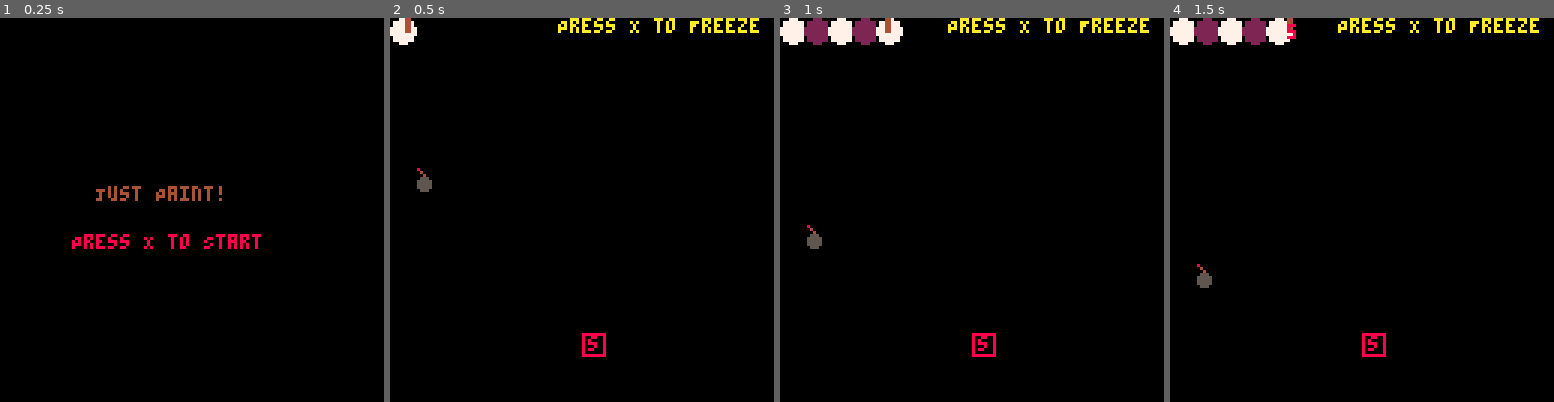
Above: before the commit, frames 1-4 (left to right).
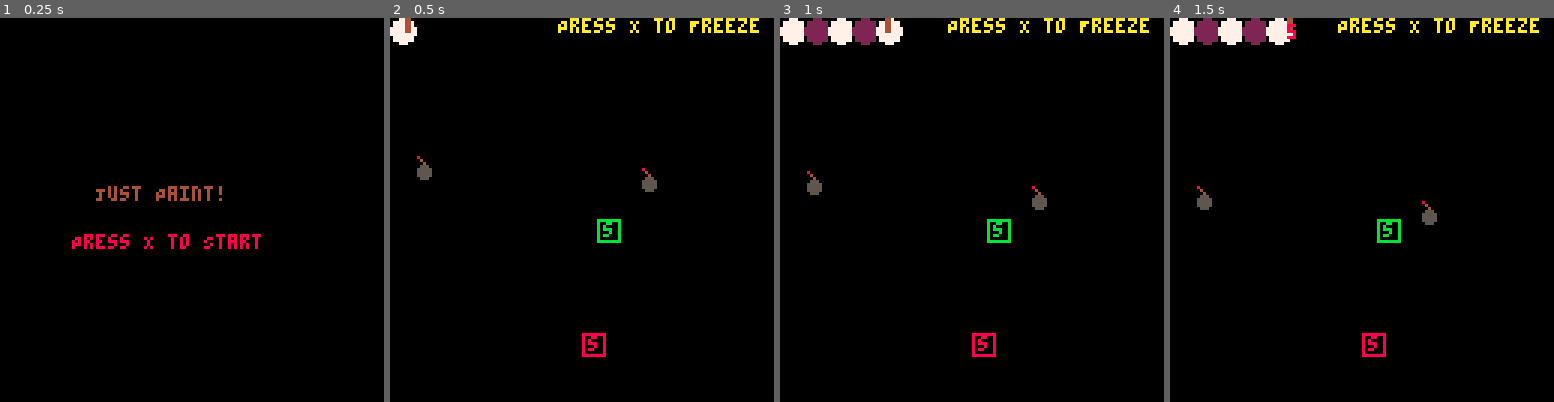
Above: after the commit, the same moments.

Repository: franklant/COMP440_Assignment_3_Repo
Game: PICO-8 cartridge pico_puzzle_game_wip.p8
The game is run twice, just before and just after one commit, with the same random seed, the same clock (stepped at 60 frames per second) and the same inputs.
Inputs:
- Up to frame 1 (0.25 s): no input
- Up to frame 2 (0.5 s): tap X (X key) at 0.33 s
- Up to frame 3 (1 s): no input
- Up to frame 4 (1.5 s): tap X (X key) at 1.07 s

Frame 1 is identical in both runs. In frame 2, 0.6% of the frame differs, in the area x 7-70%, y 35-59%; in frame 3, 0.7%, in the area x 7-70%, y 39-61%; in frame 4, 0.7%.

Commit message:
update bombs and timer

Diff:
--- a/pico_puzzle_game_wip.p8
+++ b/pico_puzzle_game_wip.p8
@@ -77,11 +77,11 @@
 
     -- bombs
     bombs = {}
-    bomb_count = 1
+    bomb_count = 2
 
     -- switches
     switches = {}
-    switch_count = 1
+    switch_count = 2
 
     init_switches()
     init_bombs()
@@ -106,6 +106,7 @@
             state = game_states.menu
             angle = 0
             countdown_duration = 0
+            deactivate_timer = 0
             _init() -- re-init menu
         end
     end
@@ -117,6 +118,7 @@
         state = game_states.win
         angle = 0
         countdown_duration = 0
+        deactivate_timer = 0
         _init() -- reinitialize the game
     end
 end
@@ -180,6 +182,7 @@
         state = game_states.game
         angle = 0
         countdown_duration = 0
+        deactivate_timer = 0
         _init() -- reinitialize the game
     end
 end
@@ -386,7 +389,7 @@
 		bomb.y_end = bomb.y_start + 30 + rnd(40)
 		bomb.x = potential_bomb_x
 		bomb.y = bomb.y_start
-		bomb.speed = 0.5 + rnd(0.5)
+		bomb.speed = 0.1 + rnd(0.1)
 		bomb.dir = (rnd(2) < 1) and -1 or 1
 
 		add(bombs, bomb)
@@ -443,14 +446,32 @@
 	end
 end
 
+deactivate_timer = 0
+start_time = false
 function update_switches()
 	for s in all(switches) do
 		if check_collision(player, s) then
 			s.is_active = true
-		else
-			s.is_active = false
+            start_time = true
 		end
+
+        if not start_time then
+            s.is_active = false
+        end
 	end
+
+    if start_time and deactivate_timer == 0 then
+        deactivate_timer = 60 * 5
+    end
+
+    -- 5 second time for freezing
+    if deactivate_timer > 0 then
+        deactivate_timer -= 1
+        -- check if the timer has reached zero.
+        if deactivate_timer == 0 then
+            start_time = false
+        end
+    end
 end
 
 function draw_switches()
@@ -462,6 +483,10 @@
 		rectfill(s.x, s.y, s.x+s.size-1, s.y+s.size-1, 0)
 		rect(s.x, s.y, s.x+s.size-1, s.y+s.size-1, color)
 		print("s", s.x+2, s.y+1, color)
+
+        if s.is_active and deactivate_timer > 0 then
+            print(flr(deactivate_timer / 60) + 1, s.x + 3, s.y + 2, 8)
+        end
 	end
 end
 
